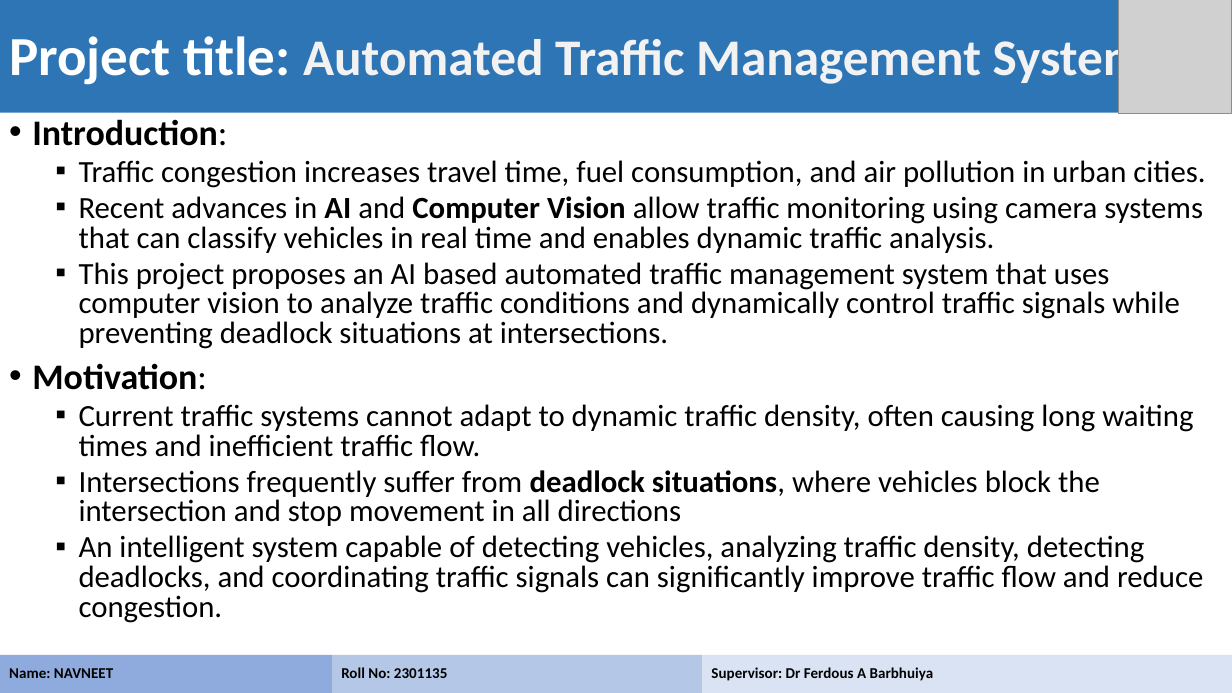
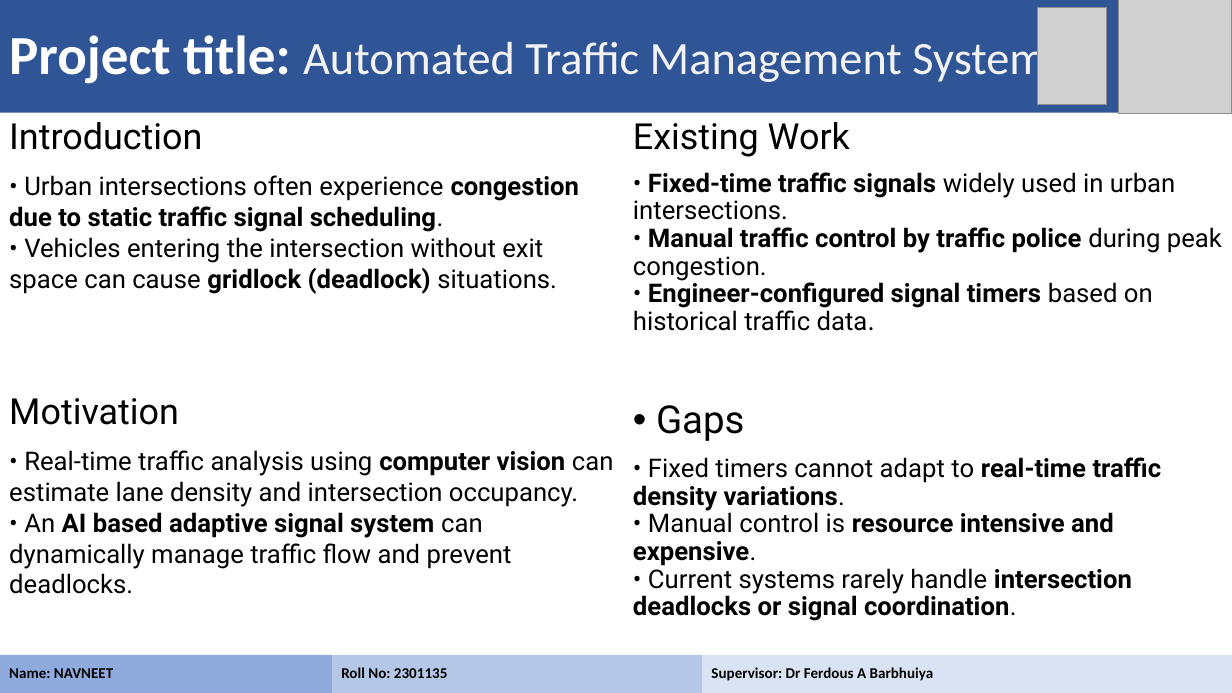
Before and after one commit to Navneet23b-Git/Smart-Traffic-Management, a slide deck: slide 1 of 2301135_template.pptx. Drawn at 1232x693 pixels with LibreOffice and Linux fonts; fonts in the diff are those of the drawing; grey boxes stand for pictures. Boxes give left, top, right and bottom in pixels: in the first picture for what was removed or moved away, otherwise in the second. Text is boxed around its words. In the diff, an @@ line names an element or a change of style, - is before the commit and + after.

```diff
--- a/2301135_template.pptx
+++ b/2301135_template.pptx
@@ rectangle "Project title: Automated Traffic Management ..." at [0,0,1232,113]: size 40 to 36.1 pt, bold off in "Automated Traffic Management System"; fill #2E75B6 to #2F5597 @@
@@ picture added at [1038,7,1107,105] @@
@@ text removed at [32,119,1205,623] @@
-• Introduction:
-  ▪ Traffic congestion increases travel time, fuel consumption, and air pollution in urban cities.
-  ▪ Recent advances in AI and Computer Vision allow traffic monitoring using camera systems that can classify vehicles in real time and enables dynamic traffic analysis.
-  ▪ This project proposes an AI based automated traffic management system that uses computer vision to analyze traffic conditions and dynamically control traffic signals while preventing deadlock situations at intersections.
-• Motivation:
-  ▪ Current traffic systems cannot adapt to dynamic traffic density, often causing long waiting times and inefficient traffic flow.
-  ▪ Intersections frequently suffer from deadlock situations, where vehicles block the intersection and stop movement in all directions
-  ▪ An intelligent system capable of detecting vehicles, analyzing traffic density, detecting deadlocks, and coordinating traffic signals can significantly improve traffic flow and reduce congestion.
@@ text added at [9,122,614,594], 20 pt, text #000000 @@
+Introduction
+• Urban intersections often experience congestion due to static traffic signal scheduling.
+• Vehicles entering the intersection without exit space can cause gridlock (deadlock) situations.
+Motivation
+• Real-time traffic analysis using computer vision can estimate lane density and intersection occupancy.
+• An AI based adaptive signal system can dynamically manage traffic flow and prevent deadlocks.
@@ text added at [633,122,1222,621], 20 pt, text #000000, bold @@
+Existing Work
+• Fixed-time traffic signals widely used in urban intersections.
+• Manual traffic control by traffic police during peak congestion.
+• Engineer-configured signal timers based on historical traffic data.
+• Gaps
+• Fixed timers cannot adapt to real-time traffic density variations.
+• Manual control is resource intensive and expensive.
+• Current systems rarely handle intersection deadlocks or signal coordination.
```
Also in this commit, not shown: 2 other slides changed, 1 other file.
